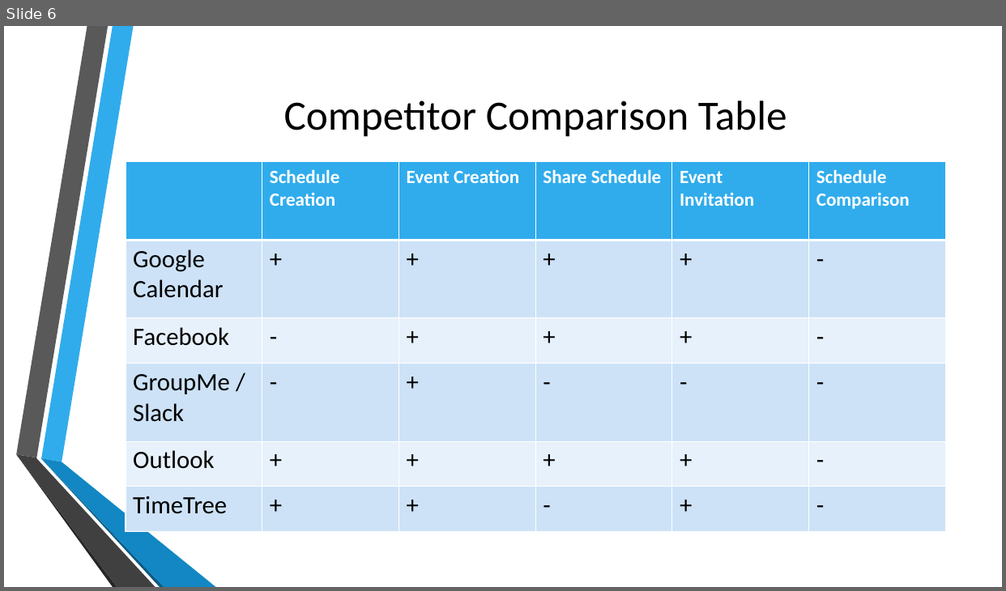
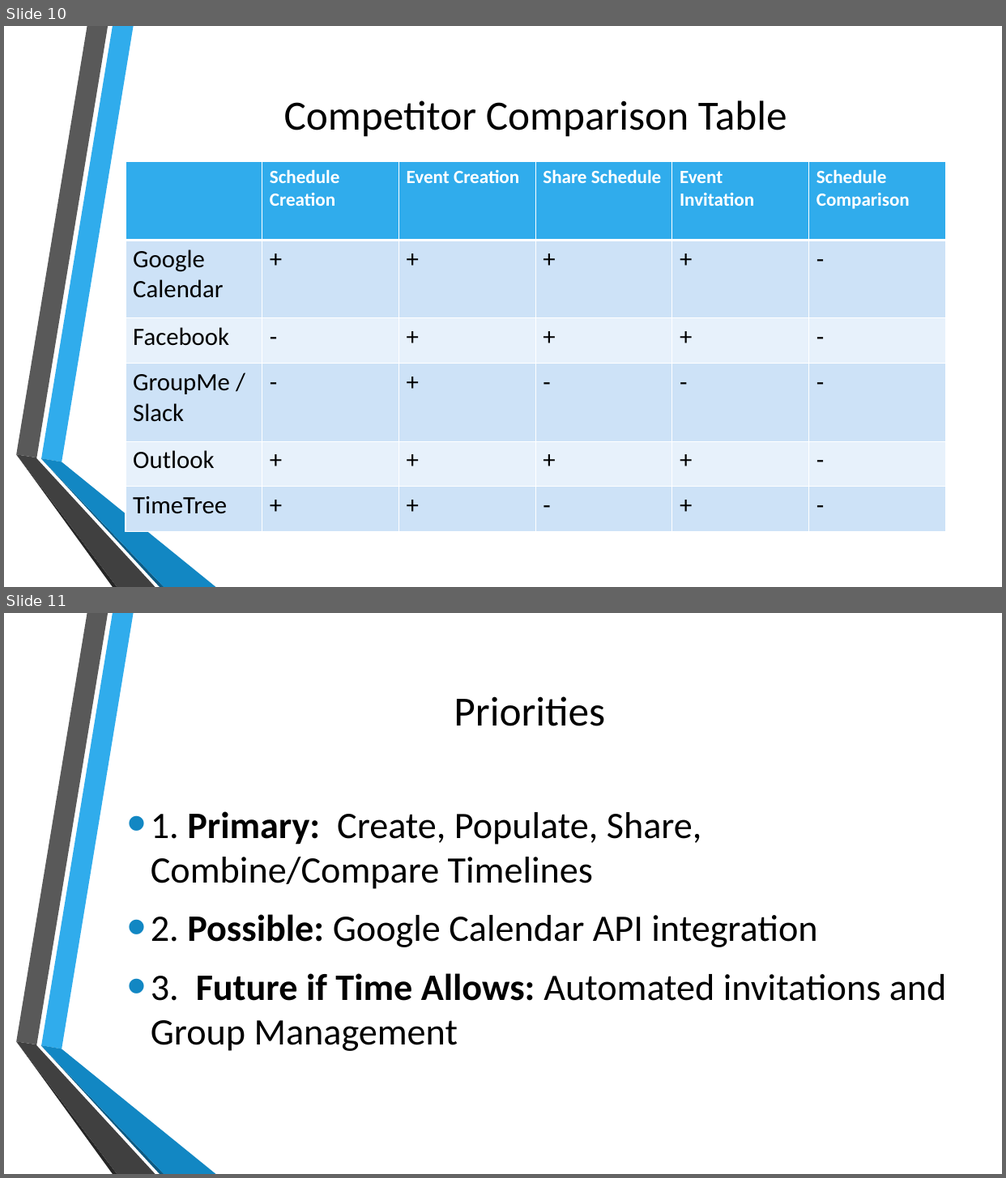
Before and after one commit to cewrobel/Colt_Timeline, a slide deck: presentation/Requirements_TimelineGroup.pptx. Shown one above the other, each under a label of ours: slide 6 before the commit, slides 10 and 11 after it. The pictures are 1006x591 and 1006x1178 pixels, drawn with LibreOffice and Linux fonts; fonts in the diff are those of the drawing; background and template pictures are left out. Boxes give left, top, right and bottom in pixels: in the first picture for what was removed or moved away, otherwise in the second. Text is boxed around its words. In the diff, an @@ line names an element or a change of style, - is before the commit and + after.

```diff
--- a/presentation/Requirements_TimelineGroup.pptx
+++ b/presentation/Requirements_TimelineGroup.pptx
@@ slide 11 added at [4,613,1002,1174], background picture (left out); not listed: 6 template elements that a slide beside it also shows @@
@@ title added at [454,696,605,726], 40 pt, text #000000 @@
+Priorities
@@ text added at [151,811,947,1051], 36 pt, text #000000 @@
+• 1. Primary: Create, Populate, Share, Combine/Compare Timelines
+• 2. Possible: Google Calendar API integration
+• 3. Future if Time Allows: Automated invitations and Group Management
@@ what was slide 6 is now slide 10 @@
```
Also in this commit, not shown: 3 slides changed, 5 other slides added, 1 slide removed, 4 other files.
